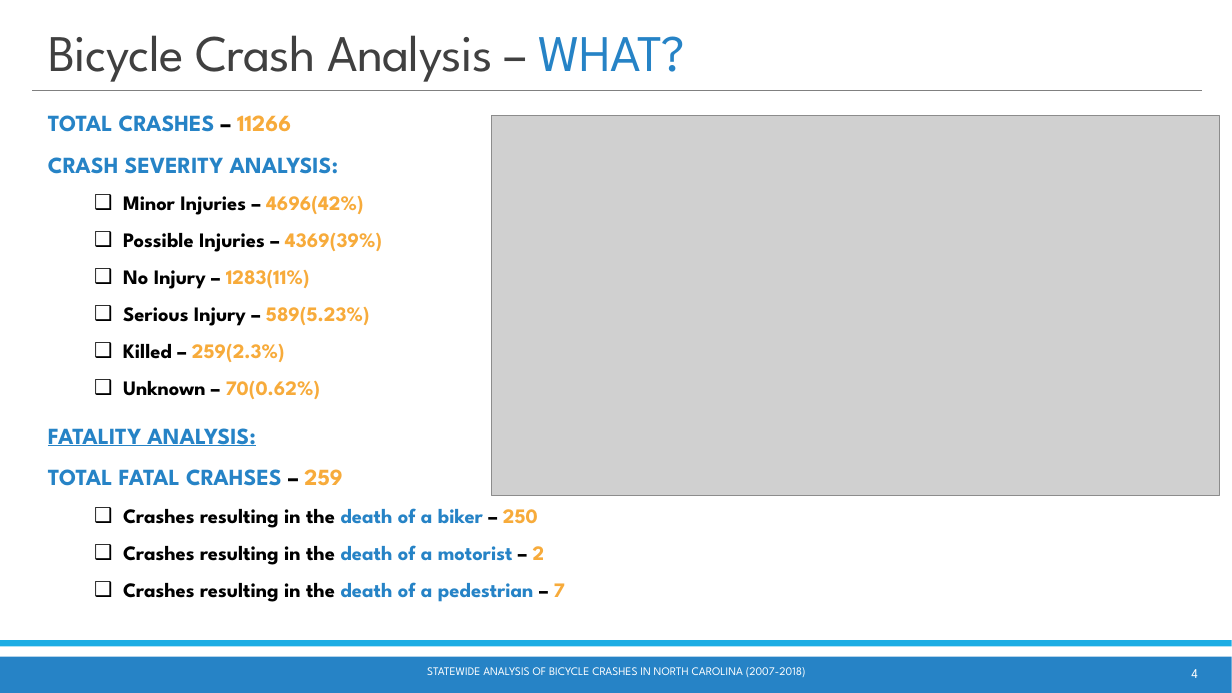
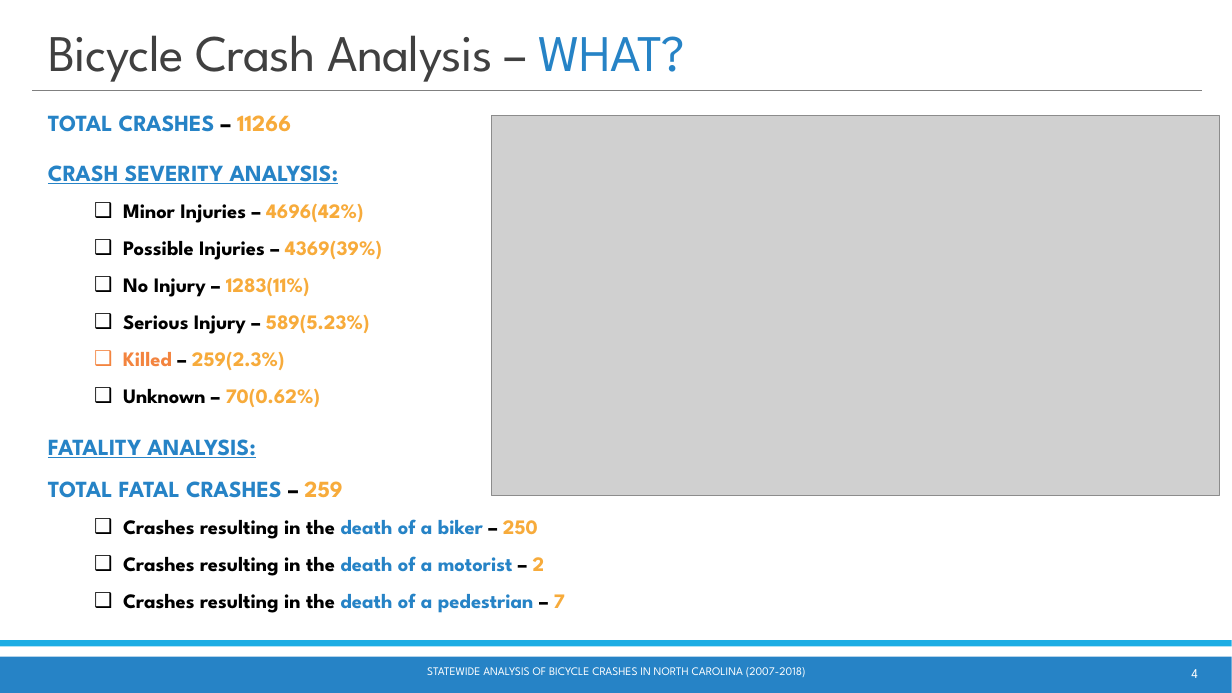
Before and after one commit to waghrayrashi/project-1, a slide deck: slide 4 of Project 1 - Group 2 - Statewide Bicycle Crash Analysis.pptx. Drawn at 1232x693 pixels with LibreOffice and Linux fonts; fonts in the diff are those of the drawing; grey boxes stand for pictures. Boxes give left, top, right and bottom in pixels: in the first picture for what was removed or moved away, otherwise in the second. Text is boxed around its words. In the diff, an @@ line names an element or a change of style, - is before the commit and + after.

```diff
--- a/Project 1 - Group 2 - Statewide Bicycle Crash Analysis.pptx
+++ b/Project 1 - Group 2 - Statewide Bicycle Crash Analysis.pptx
@@ text "CRASH SEVERITY ANALYSIS:" moved from (x1=48, y1=115, x2=382, y2=399) to (x1=48, y1=165, x2=382, y2=407) @@
@@ text at (x1=48, y1=165, x2=339, y2=370): underline on in "CRASH SEVERITY ANALYSIS:"; text colour #000000 to #F3843F in "Killed" @@
@@ text "FATALITY ANALYSIS:" moved from (x1=48, y1=428, x2=565, y2=602) to (x1=48, y1=439, x2=565, y2=613) @@
@@ text at (x1=48, y1=481, x2=343, y2=498): text changed @@
-TOTAL FATAL CRAHSES – 259
+TOTAL FATAL CRASHES – 259
```
Also in this commit, not shown: 12 other slides changed.
